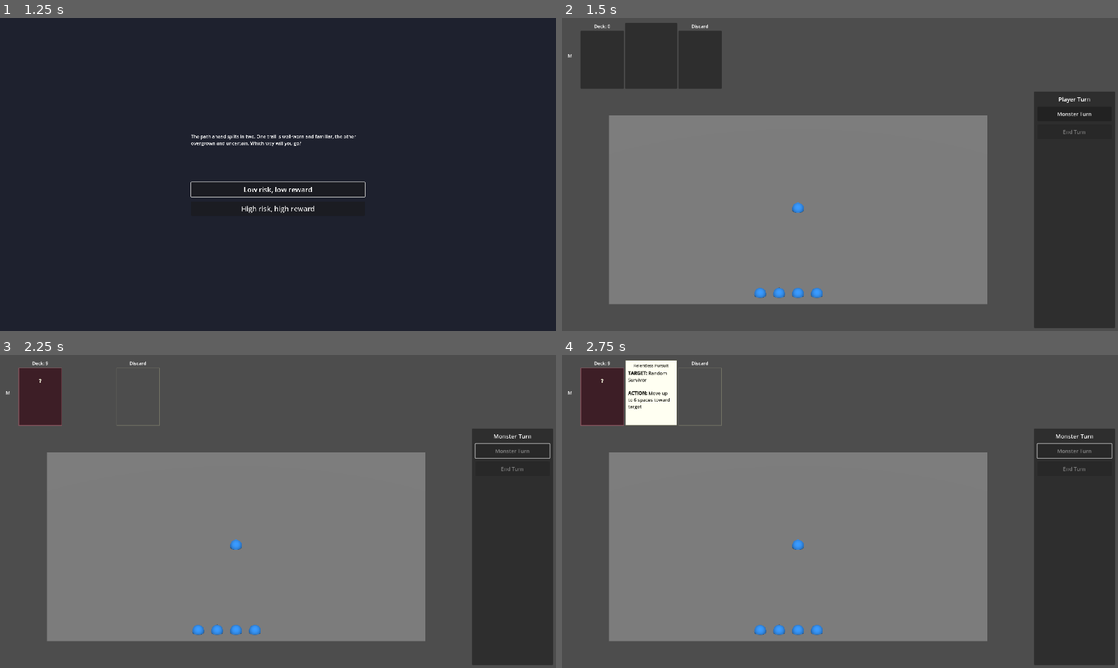
Above: before the commit, frames 1-4 (two rows, left to right).
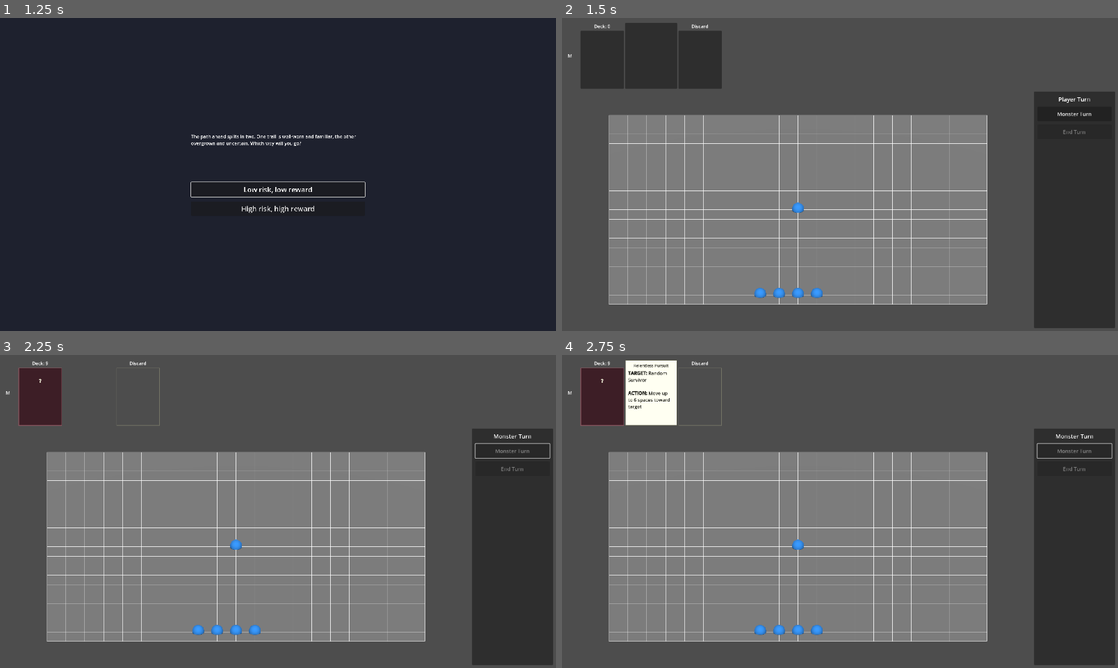
Above: after the commit, the same moments.

Repository: aartcmeijer-hash/silt-2
Game: Godot game, scene res://scenes/menus/main_menu.tscn
Two runs of this game, one before a commit and one after it. Both use one fixed random seed, a clock stepped at 60 frames per second and the inputs below.
Inputs:
- Up to frame 1 (1.25 s): click "Play" at 0.5 s
- Up to frame 2 (1.5 s): click "Low risk, low reward" at 1.25 s
- Up to frame 3 (2.25 s): click "Monster Turn" at 2 s
- Up to frame 4 (2.75 s): no input

Frame 1 is identical in both runs. In frame 2, 2.4% of the frame differs, in the area x 8-77%, y 30-92%; in frame 3, 2.4%; in frame 4, 2.4%.

Commit message:
feat: add gridline rendering to IsometricGrid
Add ImmediateMesh-based gridline rendering with 0.01 Y-offset to prevent
z-fighting. Connects to SettingsManager for visibility control.

Co-Authored-By: Claude Sonnet 4.5 <noreply@anthropic.com>

Diff:
--- a/scripts/game/isometric_grid.gd
+++ b/scripts/game/isometric_grid.gd
@@ -8,6 +8,8 @@
 
 @onready var grid_map: GridMap = $GridMap
 
+var _gridlines_mesh: MeshInstance3D = null
+
 
 func _get_grid_offset() -> Vector2i:
 	return Vector2i(-int(floor(grid_width / 2.0)), -int(floor(grid_height / 2.0)))
@@ -15,6 +17,9 @@
 
 func _ready() -> void:
 	_populate_grid()
+	_create_gridlines()
+	_update_gridlines_visibility()
+	SettingsManager.gridlines_changed.connect(_on_gridlines_setting_changed)
 
 
 func _populate_grid() -> void:
@@ -48,3 +53,62 @@
 	for i in range(count):
 		positions.append(Vector2i(start_x + i, grid_height - 1))
 	return positions
+
+
+func _create_gridlines() -> void:
+	# Create MeshInstance3D for gridlines if it doesn't exist
+	if _gridlines_mesh == null:
+		_gridlines_mesh = MeshInstance3D.new()
+		_gridlines_mesh.name = "GridLines"
+		add_child(_gridlines_mesh)
+
+	# Create material
+	var material := StandardMaterial3D.new()
+	material.shading_mode = BaseMaterial3D.SHADING_MODE_UNSHADED
+	material.vertex_color_use_as_albedo = true
+	material.transparency = BaseMaterial3D.TRANSPARENCY_ALPHA
+
+	# Create mesh
+	var mesh := ImmediateMesh.new()
+	_gridlines_mesh.mesh = mesh
+	_gridlines_mesh.material_override = material
+
+	# Draw gridlines
+	mesh.surface_begin(Mesh.PRIMITIVE_LINES)
+
+	var offset := _get_grid_offset()
+	var y_pos := 0.01  # Slight offset to prevent z-fighting
+	var line_color := Color(1.0, 1.0, 1.0, 0.9)  # Bright white, high opacity
+
+	# Draw vertical lines (along Z-axis)
+	for x in range(grid_width + 1):
+		var world_x := (x + offset.x) * tile_size
+		var start_z := offset.y * tile_size
+		var end_z := (offset.y + grid_height) * tile_size
+
+		mesh.surface_set_color(line_color)
+		mesh.surface_add_vertex(Vector3(world_x, y_pos, start_z))
+		mesh.surface_set_color(line_color)
+		mesh.surface_add_vertex(Vector3(world_x, y_pos, end_z))
+
+	# Draw horizontal lines (along X-axis)
+	for z in range(grid_height + 1):
+		var world_z := (z + offset.y) * tile_size
+		var start_x := offset.x * tile_size
+		var end_x := (offset.x + grid_width) * tile_size
+
+		mesh.surface_set_color(line_color)
+		mesh.surface_add_vertex(Vector3(start_x, y_pos, world_z))
+		mesh.surface_set_color(line_color)
+		mesh.surface_add_vertex(Vector3(end_x, y_pos, world_z))
+
+	mesh.surface_end()
+
+
+func _update_gridlines_visibility() -> void:
+	if _gridlines_mesh != null:
+		_gridlines_mesh.visible = SettingsManager.get_gridlines_enabled()
+
+
+func _on_gridlines_setting_changed(enabled: bool) -> void:
+	_update_gridlines_visibility()
